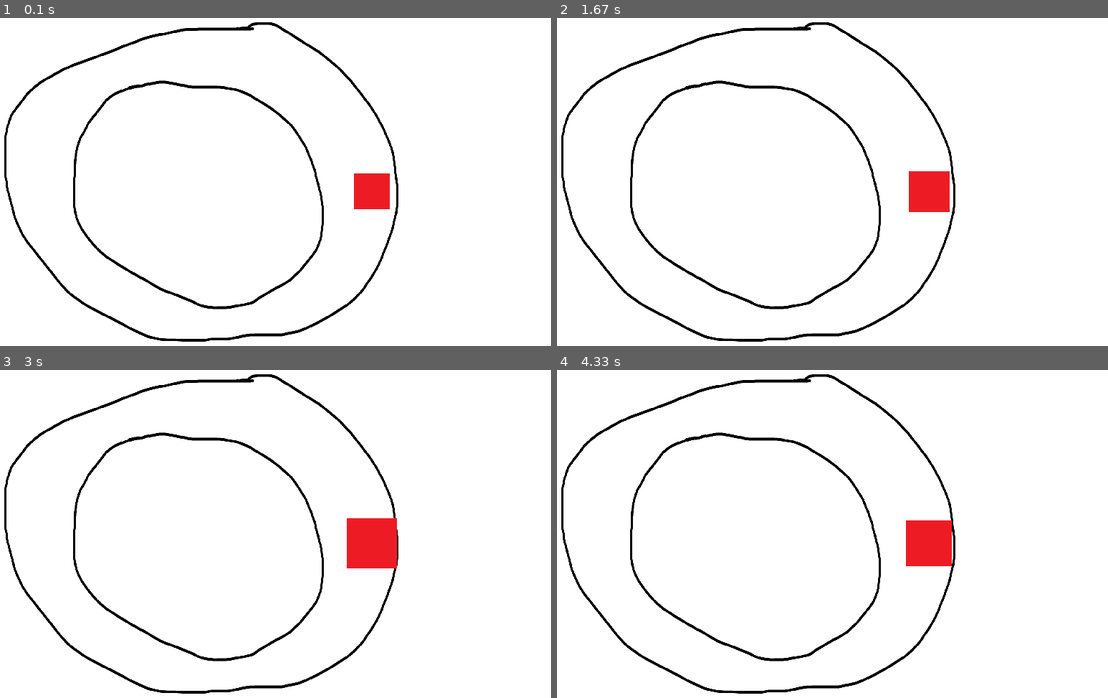
Above: before the commit, frames 1-4 (two rows, left to right).
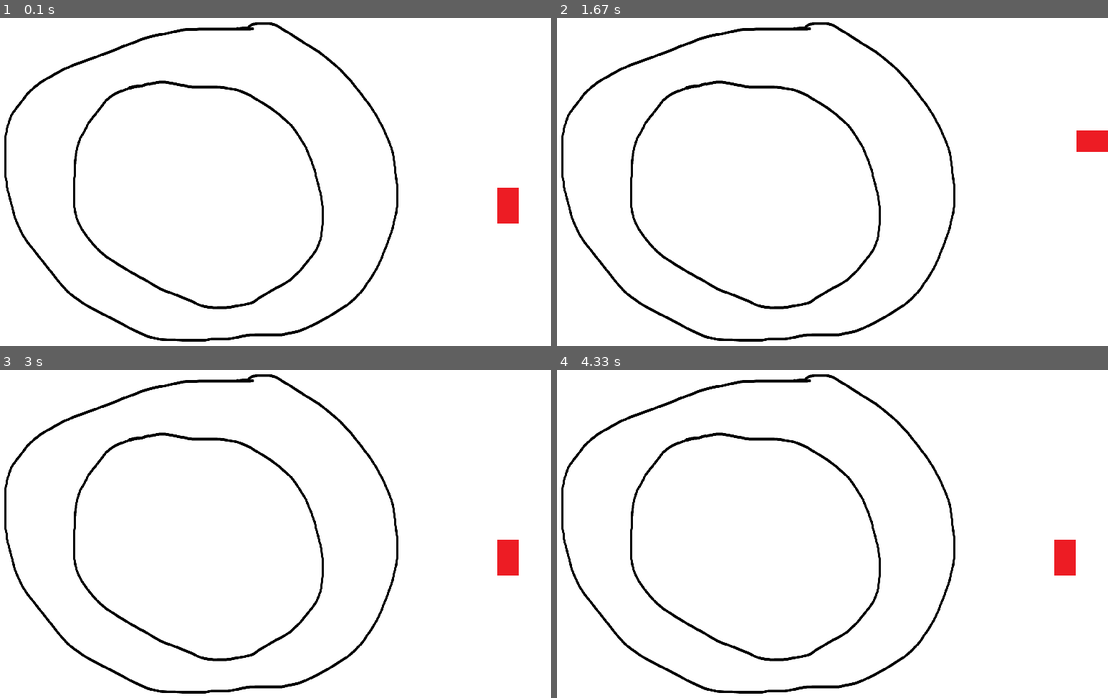
Above: after the commit, the same moments.

Repository: Thomas-kum/tipe
Game: pygame game, started from jeu_voiture.py
Two runs of this game, one before a commit and one after it. Both use one fixed random seed, a clock stepped at 60 frames per second and the inputs below.
Inputs:
- Up to frame 1 (0.1 s): no input
- Up to frame 2 (1.67 s): hold Up 0.83-1.3 s; hold Right from 1.33 s (still down)
- Up to frame 3 (3 s): release Right at 1.8 s
- Up to frame 4 (4.33 s): hold Up 3.17-3.53 s; hold Right 3.57-4.2 s

The runs differ from the first frame. In frame 1, 1.1% of the frame differs, in the area x 64-95%, y 47-63%; in frame 2, 1.3%; in frame 3, 1.8%, in the area x 62-95%, y 45-63%; in frame 4, 1.6%.

Commit message:
Modifications - Pygame
Ajouts et améliorations du programme de jeu pygame :
 - Corrections des erreurs de bordures ;
 - Corrections des erreurs de sortie de cadre ;
 - Ajout de la restriction de marche arrière ;
 - Correction des positions et des repères.

Signed-off-by: Thomas <126348654+Thomas-kum@users.noreply.github.com>

Diff:
--- a/jeu_voiture.py
+++ b/jeu_voiture.py
@@ -5,13 +5,22 @@
 pygame.init()
 screen = pygame.display.set_mode((800, 600))
 
-car_x = 550
-car_y = 300
+car_x_debut=740
+car_y_debut=320
+car_acceleration=0.05
+car_freinage=0.1
+
+nb_tours=0
+
+car_x = car_x_debut
+car_y = car_y_debut
 car_speed = 0
-car_angle = -90
+car_angle = 0
+car_rotation = 3
 
 car_image = pygame.image.load("voiture.png")
-car_image = pygame.transform.scale(car_image, (50, 50))
+car_image = pygame.transform.scale(car_image, (30, 50))
+car_image = pygame.transform.rotate(car_image, car_angle)
 
 circuit_image = pygame.image.load("circuit.png")
 circuit_image = pygame.transform.scale(circuit_image, (800, 600))
@@ -23,33 +32,58 @@
             running = False
 
     keys = pygame.key.get_pressed()
-    if keys[K_LEFT]:
-        car_angle -= 5
-    if keys[K_RIGHT]:
-        car_angle += 5
+    if keys[K_LEFT] and car_speed!=0:
+        car_angle -= car_rotation
+    if keys[K_RIGHT] and car_speed!=0:
+        car_angle += car_rotation
     if keys[K_UP]:
-        car_speed += 0.1
-    if keys[K_DOWN]:
-        car_speed -= 0.1
+        car_speed += car_acceleration
+    if keys[K_DOWN] and car_speed>0:
+        car_speed -= car_freinage
 
-    car_x += car_speed * math.cos(math.radians(car_angle))
-    car_y += car_speed * math.sin(math.radians(car_angle))
+    car_angle=car_angle%360
+
+    car_x += car_speed * math.sin(math.radians(car_angle))
+    car_y -= car_speed * math.cos(math.radians(car_angle))
+
+    if car_speed <0:
+        car_speed=0
+
+    if not (5<=car_x<=795 and 5<=car_y<=595):
+        print("")
+        ValueError: print("Sortie de cadre !")
+        print(car_rect)
+        car_x = car_x_debut
+        car_y = car_y_debut
+        car_speed = 0
+        car_angle = 0
 
     car_rect = car_image.get_rect(center=(car_x, car_y))
-    if circuit_image.get_at((car_rect.x, car_rect.y)) == (0, 0, 0):
-        print("Echec -> Remise à zéro !")
+    #if circuit_image.get_at((car_rect.x, car_rect.y)) == (0, 0, 0):
+    if circuit_image.get_at((int(car_x), int(car_y))) == (0, 0, 0):
+
+        print("")
+        print("Echec -> Circuit !")
         print(car_rect)
-        car_x = 550
-        car_y = 300
+        print(car_x,car_y)
+        car_x = car_x_debut
+        car_y = car_y_debut
         car_speed = 0
-        car_angle = -90
+        car_angle = 0
+        print("Tours : ",nb_tours)
+        nb_tours=0
+
+    if circuit_image.get_at((int(car_x), int(car_y))) == (76, 255, 0):
+        nb_tours+=1
+
 
     screen.blit(circuit_image, (0, 0))
-    rotated_car_image = pygame.transform.rotate(car_image, car_angle)
+    rotated_car_image = pygame.transform.rotate(car_image, -car_angle)
     car_rect = rotated_car_image.get_rect(center=(car_x, car_y))
     screen.blit(rotated_car_image, car_rect)
 
     pygame.display.update()
-    pygame.time.Clock().tick(60)
+    pygame.time.Clock().tick(90)
 
+print(nb_tours)
 pygame.quit()
